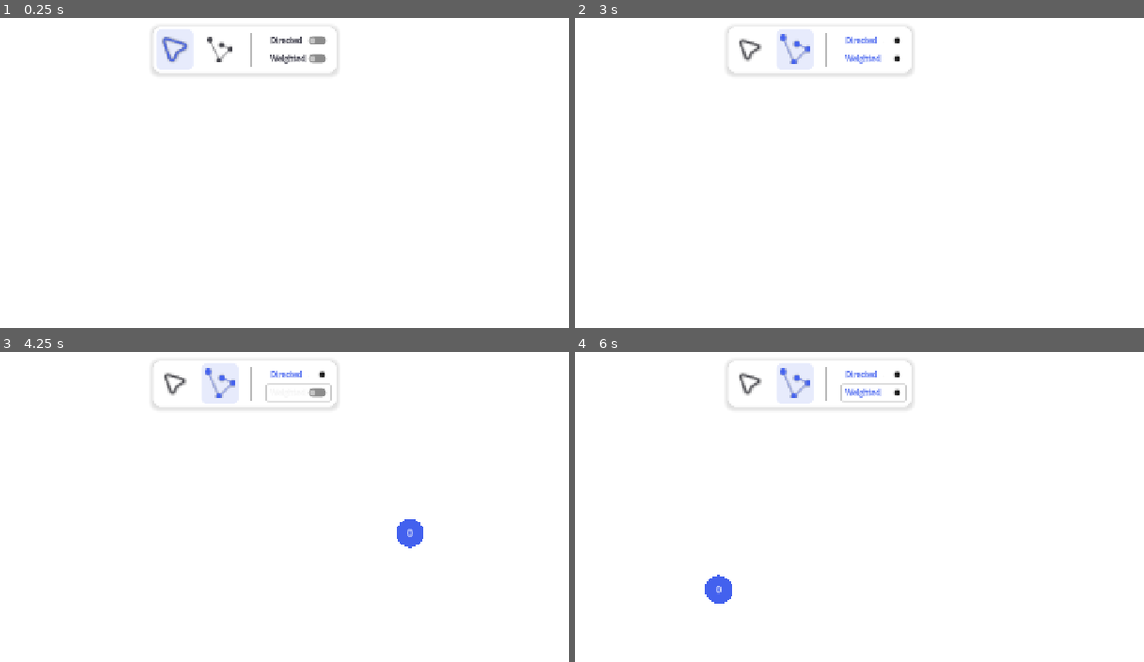
Above: before the commit, frames 1-4 (two rows, left to right).
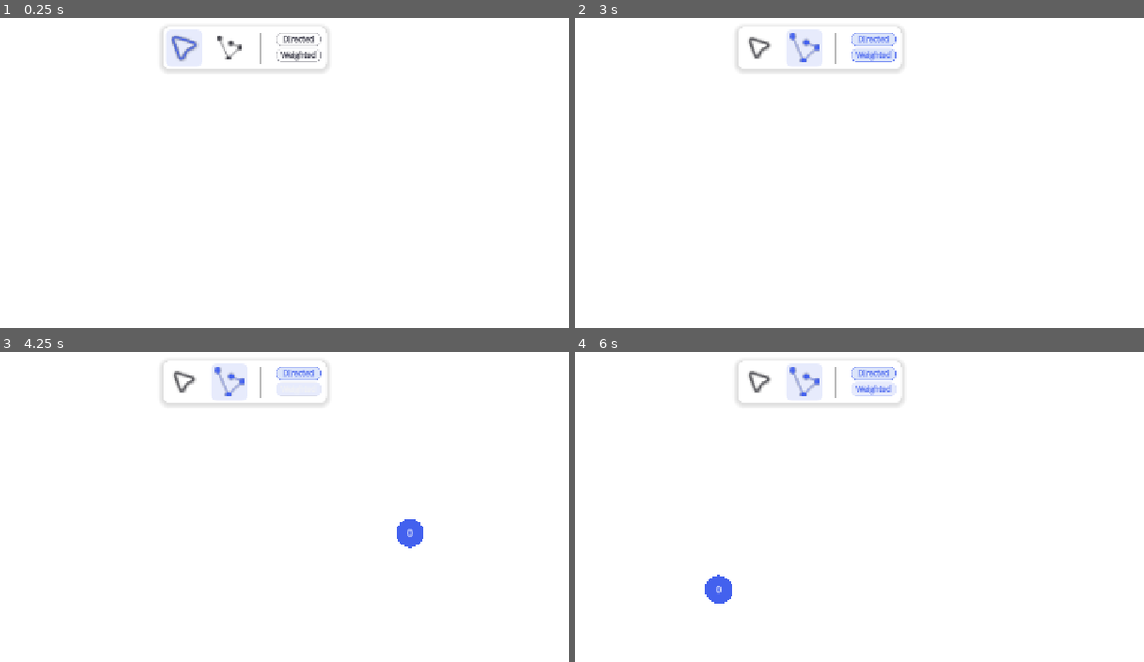
Above: after the commit, the same moments.

Repository: VerticesLTD/Graphos
Game: Godot game, scene res://scenes/main/main.tscn
The game is run twice, just before and just after one commit, with the same random seed, the same clock (stepped at 60 frames per second) and the same inputs.
Inputs (mouse positions are in pixels of both pictures, inside the frame that each line leads up to; where the layout moved, square brackets give the same spot in the first picture):
- Up to frame 1 (0.25 s): no input
- Up to frame 2 (3 s): click "Directed" at 0.5 s; click "Weighted" at 1.25 s; click (757, 49) [751, 49] at 2 s; click (802, 49) [796, 49] at 2.75 s
- Up to frame 3 (4.25 s): tap Enter at 3.5 s; move the mouse to (409, 531) at 3.52 s; hold Right (ui_right) from 3.53 s (still down); tap Delete (delete) at 3.6 s; click (409, 531) at 3.67 s
- Up to frame 4 (6 s): release Right (ui_right) at 4.25 s; tap Space at 4.25, 5.75 s; drag from (984, 531) to (779, 637) at 4.27 s; tap Enter at 5 s; move the mouse to (893, 460) at 5.02 s; hold Right (ui_right) 5.03-5.75 s; tap Delete (delete) at 5.1 s; drag from (779, 637) to (592, 491) at 5.77 s

The runs differ from the first frame. In frame 1, 1.6% of the frame differs, in the area x 26-60%, y 2-19%; in frame 2, 1.7%; in frame 3, 1.6%; in frame 4, 1.7%.

Commit message:
Improved the design of the directed and weighted buttons, and improved the notification system look.

Diff:
--- a/scenes/notifier/notify.gd
+++ b/scenes/notifier/notify.gd
@@ -8,15 +8,28 @@
 const PANEL_STYLE_REGULAR_MESSAGE = preload("uid://jbg50s4kkims")
 
 var active_tween: Tween
+var hidden_y: float
+var shown_y: float
 
 func _ready():
 	await get_tree().process_frame
+	shown_y = panel.position.y
+	hidden_y = shown_y - 10.0
 	panel.modulate.a = 0
-	panel.position.y = 40 # Starting position (tucked up)
+	panel.position.y = hidden_y
+
+func _fit_to_message(message: String) -> void:
+	# Keep notifications compact and wrap long messages cleanly.
+	var font: Font = label.get_theme_font("font")
+	var font_size: int = label.get_theme_font_size("font_size")
+	var text_width: float = font.get_string_size(message, HORIZONTAL_ALIGNMENT_LEFT, -1, font_size).x
+	var panel_width: float = clampf(text_width + 48.0, 240.0, 360.0)
+	panel.custom_minimum_size = Vector2(panel_width, 50.0)
 
 func show_error(message: String):
 	panel.add_theme_stylebox_override("panel",PANEL_STYLE_ERROR_MESSAGE)
 	label.text = message
+	_fit_to_message(message)
 
 	if active_tween:
 		active_tween.kill()
@@ -25,14 +38,14 @@
 	active_tween.set_trans(Tween.TRANS_SINE).set_ease(Tween.EASE_OUT)
 
 	active_tween.tween_property(panel, "modulate:a", 1.0, 0.3)
-	active_tween.parallel().tween_property(panel, "position:y", 70.0, 0.3)
+	active_tween.parallel().tween_property(panel, "position:y", shown_y, 0.3)
 
 	# Pause
 	active_tween.tween_interval(2.0)
 
 	# Dissapear
 	active_tween.tween_property(panel, "modulate:a", 0.0, 0.4)
-	active_tween.parallel().tween_property(panel, "position:y", 40.0, 0.4)
+	active_tween.parallel().tween_property(panel, "position:y", hidden_y, 0.4)
 
 func show_notification(message: String):
 	if active_tween:
@@ -40,16 +53,17 @@
 
 	panel.add_theme_stylebox_override("panel",PANEL_STYLE_REGULAR_MESSAGE)
 	label.text = message
+	_fit_to_message(message)
 
 	active_tween = create_tween()
 	active_tween.set_trans(Tween.TRANS_SINE).set_ease(Tween.EASE_OUT)
 
 	active_tween.tween_property(panel, "modulate:a", 1.0, 0.3)
-	active_tween.parallel().tween_property(panel, "position:y", 70.0, 0.3)
+	active_tween.parallel().tween_property(panel, "position:y", shown_y, 0.3)
 
 	# Pause
 	active_tween.tween_interval(2.0)
 
 	# Dissapear
 	active_tween.tween_property(panel, "modulate:a", 0.0, 0.4)
-	active_tween.parallel().tween_property(panel, "position:y", 40.0, 0.4)
+	active_tween.parallel().tween_property(panel, "position:y", hidden_y, 0.4)
--- a/scenes/notifier/notify.tscn
+++ b/scenes/notifier/notify.tscn
@@ -9,16 +9,26 @@
 
 [node name="PanelContainer" type="PanelContainer" parent="." unique_id=299046112]
 custom_minimum_size = Vector2(100, 50)
-offset_left = 150.0
-offset_top = 60.0
-offset_right = 300.0
-offset_bottom = 112.0
+layout_mode = 1
+anchors_preset = 1
+anchor_left = 1.0
+anchor_right = 1.0
+offset_left = -360.0
+offset_top = 20.0
+offset_right = -20.0
+offset_bottom = 72.0
+grow_horizontal = 2
 mouse_filter = 2
 theme_override_styles/panel = ExtResource("2_7r6yp")
 
 [node name="Label" type="Label" parent="PanelContainer" unique_id=853132152]
 layout_mode = 2
-theme_override_colors/font_color = Color(0.8784314, 0.9490196, 0.94509804, 1)
-theme_override_colors/font_shadow_color = Color(0, 0, 0, 0.5882353)
-theme_override_font_sizes/font_size = 20
+theme_override_colors/font_color = Color(0.118, 0.118, 0.18, 1)
+theme_override_colors/font_shadow_color = Color(0, 0, 0, 0)
+theme_override_font_sizes/font_size = 15
+theme_override_constants/line_spacing = 3
+autowrap_mode = 3
+size_flags_horizontal = 3
+size_flags_vertical = 1
+horizontal_alignment = 1
 vertical_alignment = 1
--- a/scenes/notifier/panel_style_error_message.tres
+++ b/scenes/notifier/panel_style_error_message.tres
@@ -5,7 +5,7 @@
 content_margin_top = 12.0
 content_margin_right = 12.0
 content_margin_bottom = 12.0
-bg_color = Color(0.1254902, 0.1254902, 0.1254902, 0.78431374)
+bg_color = Color(1, 1, 1, 1)
 border_width_left = 2
 border_width_top = 2
 border_width_right = 2
@@ -15,5 +15,5 @@
 corner_radius_top_right = 8
 corner_radius_bottom_right = 8
 corner_radius_bottom_left = 8
-shadow_color = Color(0.8964733, 0.36357516, 0.45137316, 0.19607843)
-shadow_size = 4
+shadow_color = Color(0.8886191, 0.38004628, 0.40804446, 0.2)
+shadow_size = 6
--- a/scenes/notifier/panel_style_regular_message.tres
+++ b/scenes/notifier/panel_style_regular_message.tres
@@ -5,7 +5,7 @@
 content_margin_top = 12.0
 content_margin_right = 12.0
 content_margin_bottom = 12.0
-bg_color = Color(0.1254902, 0.1254902, 0.1254902, 0.78431374)
+bg_color = Color(1, 1, 1, 1)
 border_width_left = 2
 border_width_top = 2
 border_width_right = 2
@@ -15,5 +15,5 @@
 corner_radius_top_right = 8
 corner_radius_bottom_right = 8
 corner_radius_bottom_left = 8
-shadow_color = Color(0.14901961, 0.6509804, 0.6039216, 0.19607843)
-shadow_size = 4
+shadow_color = Color(0.14901961, 0.6509804, 0.6039216, 0.2)
+shadow_size = 6
--- a/scenes/tool_bar/tool_bar.gd
+++ b/scenes/tool_bar/tool_bar.gd
@@ -1,7 +1,7 @@
 extends MarginContainer
 
-@onready var directed_btn: CheckButton = $PanelContainer/HBoxContainer/Modifiers/DirectedBtn
-@onready var weighted_btn: CheckButton = $PanelContainer/HBoxContainer/Modifiers/WeightedBtn
+@onready var directed_btn: Button = $PanelContainer/HBoxContainer/Modifiers/DirectedBtn
+@onready var weighted_btn: Button = $PanelContainer/HBoxContainer/Modifiers/WeightedBtn
 
 func _ready() -> void:
 	# Sync the UI to whatever the Globals are on startup
--- a/scenes/tool_bar/tool_bar.tscn
+++ b/scenes/tool_bar/tool_bar.tscn
@@ -12,6 +12,65 @@
 color = Color(0.5058824, 0.5058824, 0.5058824, 0.5411765)
 thickness = 2
 vertical = true
+
+[sub_resource type="StyleBoxFlat" id="StyleBoxFlat_toggle_normal"]
+content_margin_left = 8.0
+content_margin_top = 2.0
+content_margin_right = 8.0
+content_margin_bottom = 2.0
+bg_color = Color(1, 1, 1, 0.6)
+border_width_left = 1
+border_width_top = 1
+border_width_right = 1
+border_width_bottom = 1
+border_color = Color(0.118, 0.118, 0.18, 0.14)
+corner_radius_top_left = 8
+corner_radius_top_right = 8
+corner_radius_bottom_right = 8
+corner_radius_bottom_left = 8
+
+[sub_resource type="StyleBoxFlat" id="StyleBoxFlat_toggle_hover"]
+content_margin_left = 8.0
+content_margin_top = 2.0
+content_margin_right = 8.0
+content_margin_bottom = 2.0
+bg_color = Color(0.906, 0.922, 0.988, 1)
+corner_radius_top_left = 8
+corner_radius_top_right = 8
+corner_radius_bottom_right = 8
+corner_radius_bottom_left = 8
+
+[sub_resource type="StyleBoxFlat" id="StyleBoxFlat_toggle_pressed"]
+content_margin_left = 8.0
+content_margin_top = 2.0
+content_margin_right = 8.0
+content_margin_bottom = 2.0
+bg_color = Color(0.863, 0.898, 0.98, 1)
+border_width_left = 1
+border_width_top = 1
+border_width_right = 1
+border_width_bottom = 1
+border_color = Color(0.263, 0.38, 0.933, 0.4)
+corner_radius_top_left = 8
+corner_radius_top_right = 8
+corner_radius_bottom_right = 8
+corner_radius_bottom_left = 8
+
+[sub_resource type="StyleBoxFlat" id="StyleBoxFlat_toggle_hover_pressed"]
+content_margin_left = 8.0
+content_margin_top = 2.0
+content_margin_right = 8.0
+content_margin_bottom = 2.0
+bg_color = Color(0.83, 0.882, 0.98, 1)
+border_width_left = 1
+border_width_top = 1
+border_width_right = 1
+border_width_bottom = 1
+border_color = Color(0.263, 0.38, 0.933, 0.55)
+corner_radius_top_left = 8
+corner_radius_top_right = 8
+corner_radius_bottom_right = 8
+corner_radius_bottom_left = 8
 
 [sub_resource type="Shortcut" id="Shortcut_bkbxk"]
 
@@ -105,21 +164,35 @@
 [node name="Modifiers" type="VBoxContainer" parent="PanelContainer/HBoxContainer" unique_id=900645983]
 layout_mode = 2
 
-[node name="DirectedBtn" type="CheckButton" parent="PanelContainer/HBoxContainer/Modifiers" unique_id=1608271324]
+[node name="DirectedBtn" type="Button" parent="PanelContainer/HBoxContainer/Modifiers" unique_id=1608271324]
 layout_mode = 2
 shortcut = SubResource("Shortcut_bkbxk")
+theme_override_styles/normal = SubResource("StyleBoxFlat_toggle_normal")
+theme_override_styles/hover = SubResource("StyleBoxFlat_toggle_hover")
+theme_override_styles/pressed = SubResource("StyleBoxFlat_toggle_pressed")
+theme_override_styles/hover_pressed = SubResource("StyleBoxFlat_toggle_hover_pressed")
+theme_override_styles/focus = SubResource("StyleBoxFlat_toggle_hover")
 theme_override_colors/font_color = Color(0.118, 0.118, 0.18, 1)
 theme_override_colors/font_hover_color = Color(0.263, 0.38, 0.933, 1)
 theme_override_colors/font_pressed_color = Color(0.263, 0.38, 0.933, 1)
+theme_override_colors/font_hover_pressed_color = Color(0.263, 0.38, 0.933, 1)
 theme_override_font_sizes/font_size = 13
+toggle_mode = true
 text = "Directed"
 
-[node name="WeightedBtn" type="CheckButton" parent="PanelContainer/HBoxContainer/Modifiers" unique_id=1787136133]
+[node name="WeightedBtn" type="Button" parent="PanelContainer/HBoxContainer/Modifiers" unique_id=1787136133]
 layout_mode = 2
+theme_override_styles/normal = SubResource("StyleBoxFlat_toggle_normal")
+theme_override_styles/hover = SubResource("StyleBoxFlat_toggle_hover")
+theme_override_styles/pressed = SubResource("StyleBoxFlat_toggle_pressed")
+theme_override_styles/hover_pressed = SubResource("StyleBoxFlat_toggle_hover_pressed")
+theme_override_styles/focus = SubResource("StyleBoxFlat_toggle_hover")
 theme_override_colors/font_color = Color(0.118, 0.118, 0.18, 1)
 theme_override_colors/font_hover_color = Color(0.263, 0.38, 0.933, 1)
 theme_override_colors/font_pressed_color = Color(0.263, 0.38, 0.933, 1)
+theme_override_colors/font_hover_pressed_color = Color(0.263, 0.38, 0.933, 1)
 theme_override_font_sizes/font_size = 13
+toggle_mode = true
 text = "Weighted"
 
 [connection signal="pressed" from="PanelContainer/HBoxContainer/Selection" to="." method="_on_selection_pressed"]
--- a/scripts/commands/clipboard/copy_command.gd
+++ b/scripts/commands/clipboard/copy_command.gd
@@ -23,8 +23,6 @@
 	# We delegate the deep copying logic to the graph class
 	Globals.clipboard_graph = graph.create_induced_subgraph_from_vertices(_selection)
 
-	Notify.show_notification("Copied to clip-board.")
-
 # Copying doesn't affect command history so no need for undo.
 func undo() -> void:
 	pass
--- a/scripts/commands/clipboard/cut_command.gd
+++ b/scripts/commands/clipboard/cut_command.gd
@@ -22,7 +22,6 @@
 		Globals.clipboard_graph.queue_free()
 
 	Globals.clipboard_graph = graph.create_induced_subgraph_from_vertices(selection_to_cut)
-	Notify.show_notification("Copied to clipboard.")
 
 	# Delegate Deletion
 	internal_delete_cmd.execute()
